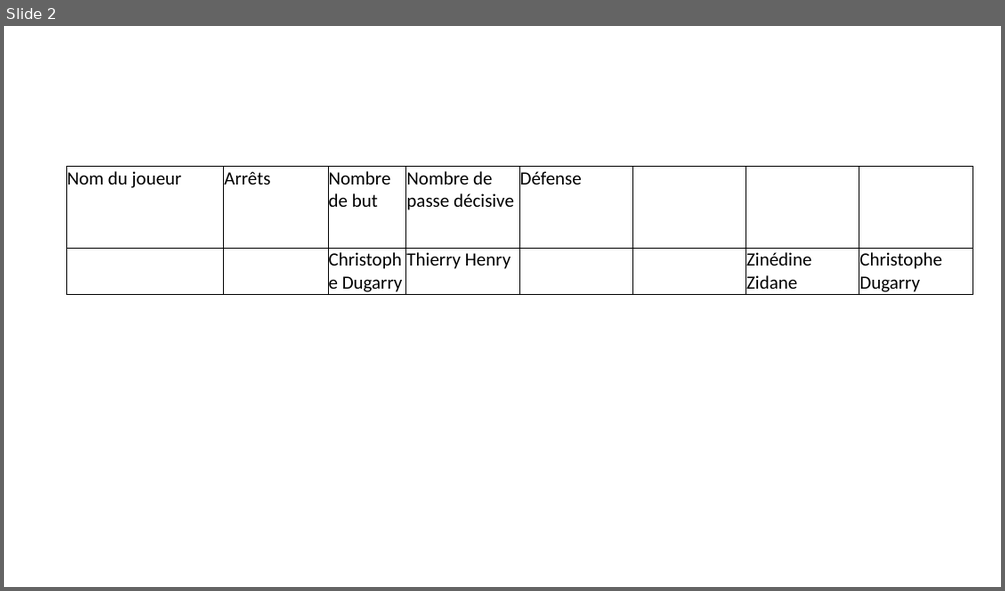
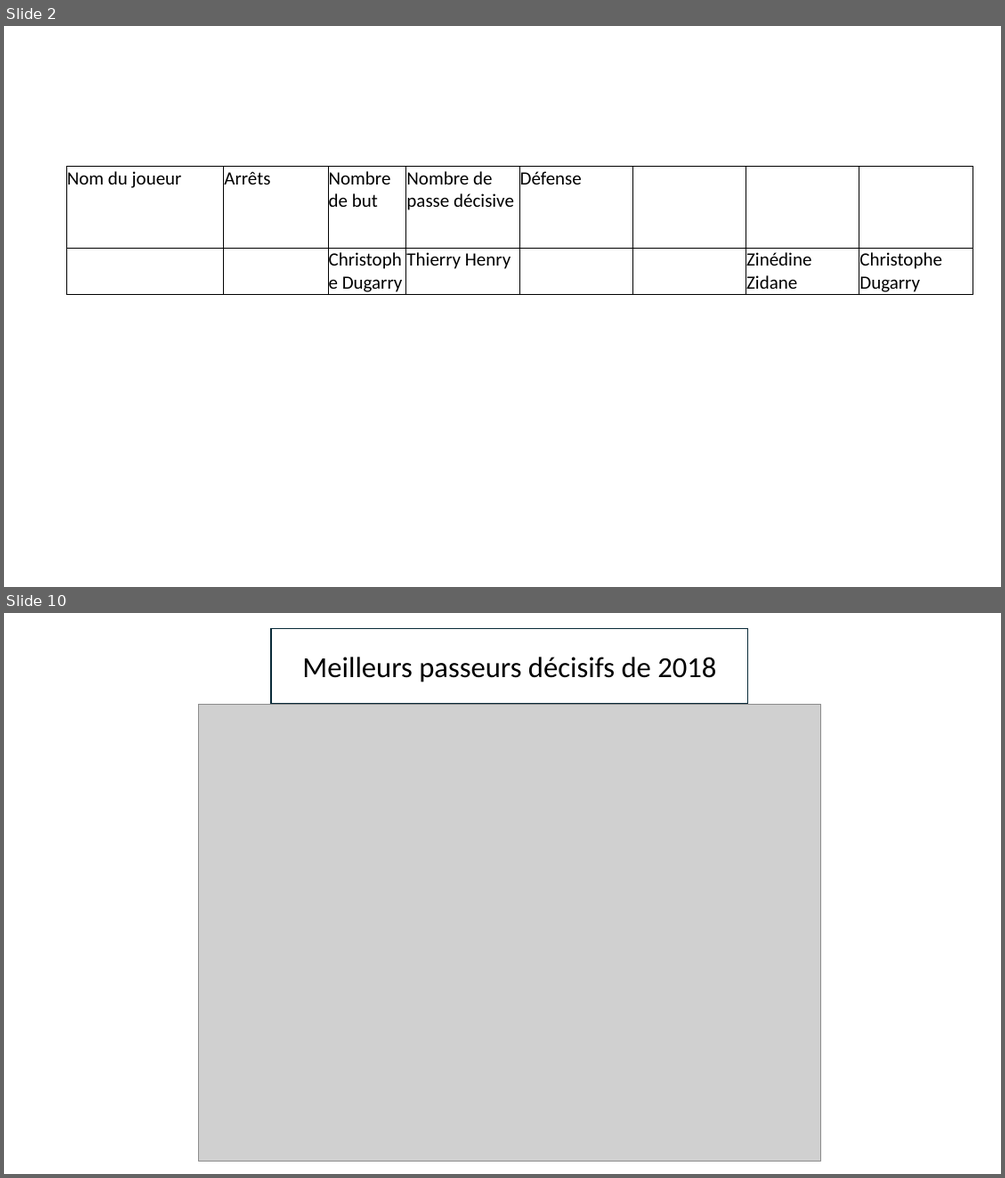
Before and after one commit to YohanCohen-Solal/statistiques_football, a slide deck: tâches_à_effectuer.pptx. Shown one above the other, each under a label of ours: slide 2 before the commit, slides 2 and 10 after it; the slides between them are not shown. The pictures are 1005x591 and 1005x1178 pixels, drawn with LibreOffice and Linux fonts; fonts in the diff are those of the drawing; grey boxes stand for pictures. Boxes give left, top, right and bottom in pixels: in the first picture for what was removed or moved away, otherwise in the second. Text is boxed around its words. In the diff, an @@ line names an element or a change of style, - is before the commit and + after.

```diff
--- a/tâches_à_effectuer.pptx
+++ b/tâches_à_effectuer.pptx
@@ slide 10 added at bbox=[4, 613, 1001, 1174], background #FFFFFF @@
@@ rectangle added at bbox=[271, 629, 748, 704], outline #092A39 1.5 pt, 28 pt, text #000000 @@
+Meilleurs passeurs décisifs de 2018
@@ picture added at bbox=[198, 705, 821, 1160] @@
```
Also in this commit, not shown: 1 slide changed, 9 other slides added, 4 other files.
